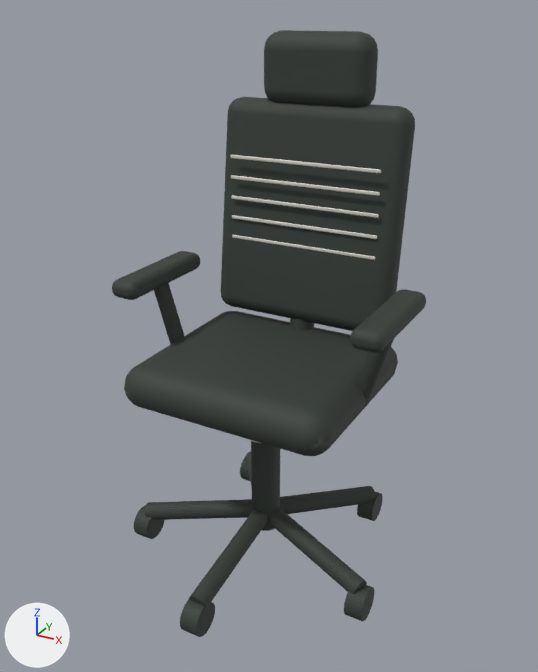
Two versions of the glTF model public/models/ergonomic-chair.glb, one commit apart.
Both versions are drawn from a 50 mm camera at (0.698, -1.254, 1.196) aimed at (0.018, -0.017, 0.578). Arrows for +X, +Y and +Z are at lower left; the lights stay in place. The first picture is the older version. Where no turn or scale is listed for an object, it has been applied to the vertices.
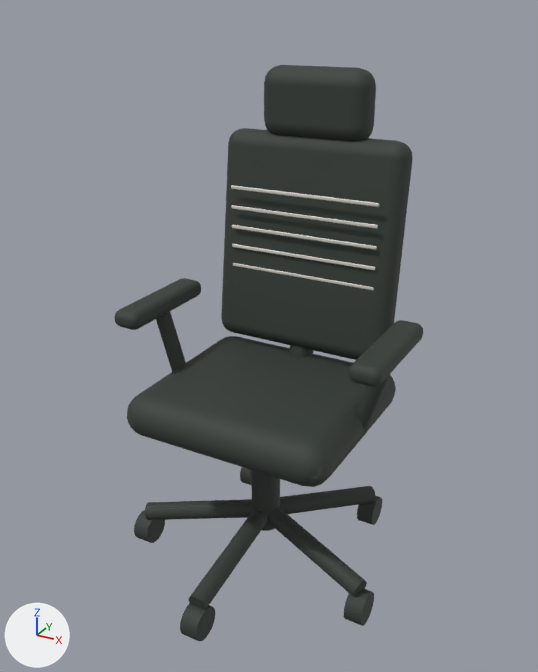
Changed parts and their boxes [x1, y1, x2, y2] in the pictures (538 x 672 px):
'Mesh_5', moved: before [221, 97, 415, 331]; after [221, 128, 413, 360]
'Mesh_4', moved: before [124, 311, 398, 456]; after [127, 336, 396, 487]
'Mesh_10', moved: before [264, 30, 378, 107]; after [264, 65, 376, 141]
'Mesh_9', moved: before [350, 289, 426, 353]; after [349, 320, 423, 387]
'Mesh_8', moved: before [112, 251, 200, 300]; after [115, 278, 201, 330]
'Mesh_7', moved: before [154, 283, 184, 345]; after [156, 312, 186, 372]
'Mesh_7.001', moved: before [358, 339, 394, 406]; after [356, 373, 391, 435]
'Mesh_13.005', moved: before [230, 154, 381, 173]; after [231, 185, 379, 207]
'Mesh_13.004', moved: before [231, 175, 380, 196]; after [231, 205, 378, 229]
'Mesh_3', moved: before [180, 600, 215, 637]; after [180, 603, 215, 642]
'Mesh_13.003', moved: before [231, 195, 379, 218]; after [232, 225, 377, 250]
'Mesh_13.002', moved: before [232, 215, 377, 239]; after [232, 244, 375, 270]
'Mesh_3.001', moved: before [344, 585, 374, 621]; after [344, 589, 374, 626]
'Mesh_13.001', moved: before [232, 235, 375, 260]; after [233, 263, 374, 290]
'Mesh_3.004', moved: before [134, 505, 164, 539]; after [134, 510, 165, 543]
'Mesh_3.002', moved: before [357, 492, 383, 521]; after [357, 496, 382, 525]
'Mesh_3.003', moved: before [240, 456, 250, 481]; after [240, 467, 251, 485]

Patch to the scene script:
```diff
--- a/public/models/ergonomic-chair.glb.py
+++ b/public/models/ergonomic-chair.glb.py
@@ ob_mesh_3 @@
 ob_mesh_3.parent = ob_ergonomic_chair
-ob_mesh_3.location = (0.0, -0.29, 0.048)
+ob_mesh_3.location = (0.0, -0.29, 0.036)
 ob_mesh_3.rotation_euler = (0.0, -1.571, 0.0)  # degrees (0, -90, 0)
@@ ob_mesh_3_001 @@
 ob_mesh_3_001.parent = ob_ergonomic_chair
-ob_mesh_3_001.location = (0.276, -0.0896, 0.048)
+ob_mesh_3_001.location = (0.276, -0.0896, 0.036)
 ob_mesh_3_001.rotation_euler = (0.0, -1.571, 0.0)  # degrees (0, -90, 0)
@@ ob_mesh_3_002 @@
 ob_mesh_3_002.parent = ob_ergonomic_chair
-ob_mesh_3_002.location = (0.17, 0.235, 0.048)
+ob_mesh_3_002.location = (0.17, 0.235, 0.036)
 ob_mesh_3_002.rotation_euler = (0.0, -1.571, 0.0)  # degrees (0, -90, 0)
@@ ob_mesh_3_003 @@
 ob_mesh_3_003.parent = ob_ergonomic_chair
-ob_mesh_3_003.location = (-0.17, 0.235, 0.048)
+ob_mesh_3_003.location = (-0.17, 0.235, 0.036)
 ob_mesh_3_003.rotation_euler = (0.0, -1.571, 0.0)  # degrees (0, -90, 0)
@@ ob_mesh_3_004 @@
 ob_mesh_3_004.parent = ob_ergonomic_chair
-ob_mesh_3_004.location = (-0.276, -0.0896, 0.048)
+ob_mesh_3_004.location = (-0.276, -0.0896, 0.036)
 ob_mesh_3_004.rotation_euler = (0.0, -1.571, 0.0)  # degrees (0, -90, 0)
@@ ob_mesh_4 @@
 ob_mesh_4 = bpy.data.objects.new('Mesh_4', me_mesh_4)
-ob_mesh_4.location = (0.0, 0.0, 0.48)
+ob_mesh_4.location = (0.0, 0.0, 0.412)
@@ ob_mesh_5 @@
 ob_mesh_5 = bpy.data.objects.new('Mesh_5', me_mesh_5)
-ob_mesh_5.location = (0.0, 0.2, 0.78)
+ob_mesh_5.location = (0.0, 0.2, 0.712)
@@ ob_mesh_7 @@
 ob_mesh_7 = bpy.data.objects.new('Mesh_7', me_mesh_7)
-ob_mesh_7.parent = ob_ergonomic_chair
+ob_mesh_7.parent = ob_node_13
 ob_mesh_7.location = (-0.243, 0.0, 0.56)
@@ ob_mesh_8 @@
 ob_mesh_8 = bpy.data.objects.new('Mesh_8', me_mesh_8)
-ob_mesh_8.location = (-0.27, 0.0, 0.66)
+ob_mesh_8.location = (-0.27, 0.0, 0.593)
@@ ob_mesh_7_001 @@
 ob_mesh_7_001 = bpy.data.objects.new('Mesh_7.001', me_mesh_7)
-ob_mesh_7_001.parent = ob_ergonomic_chair
+ob_mesh_7_001.parent = ob_node_13
 ob_mesh_7_001.location = (0.243, 0.0, 0.56)
@@ ob_mesh_9 @@
 ob_mesh_9 = bpy.data.objects.new('Mesh_9', me_mesh_9)
-ob_mesh_9.location = (0.27, 0.0, 0.66)
+ob_mesh_9.location = (0.27, 0.0, 0.593)
@@ ob_mesh_10 @@
 ob_mesh_10 = bpy.data.objects.new('Mesh_10', me_mesh_10)
-ob_mesh_10.location = (0.0, 0.23, 1.08)
+ob_mesh_10.location = (0.0, 0.23, 1.013)
@@ ob_mesh_13_001 @@
 ob_mesh_13_001 = bpy.data.objects.new('Mesh_13.001', me_mesh_13)
-ob_mesh_13_001.parent = ob_ergonomic_chair
+ob_mesh_13_001.parent = ob_node_13
 ob_mesh_13_001.location = (0.0, 0.159, 0.72)
@@ ob_mesh_13_002 @@
 ob_mesh_13_002 = bpy.data.objects.new('Mesh_13.002', me_mesh_13)
-ob_mesh_13_002.parent = ob_ergonomic_chair
+ob_mesh_13_002.parent = ob_node_13
 ob_mesh_13_002.location = (0.0, 0.159, 0.765)
@@ ob_mesh_13_003 @@
 ob_mesh_13_003 = bpy.data.objects.new('Mesh_13.003', me_mesh_13)
-ob_mesh_13_003.parent = ob_ergonomic_chair
+ob_mesh_13_003.parent = ob_node_13
 ob_mesh_13_003.location = (0.0, 0.159, 0.81)
@@ ob_mesh_13_004 @@
 ob_mesh_13_004 = bpy.data.objects.new('Mesh_13.004', me_mesh_13)
-ob_mesh_13_004.parent = ob_ergonomic_chair
+ob_mesh_13_004.parent = ob_node_13
 ob_mesh_13_004.location = (0.0, 0.159, 0.855)
@@ ob_mesh_13_005 @@
 ob_mesh_13_005 = bpy.data.objects.new('Mesh_13.005', me_mesh_13)
-ob_mesh_13_005.parent = ob_ergonomic_chair
+ob_mesh_13_005.parent = ob_node_13
 ob_mesh_13_005.location = (0.0, 0.159, 0.9)
@@ ob_node_13 @@
+ob_node_13 = bpy.data.objects.new('Node_13', None)
+ob_node_13.parent = ob_ergonomic_chair
+ob_node_13.location = (0.0, 0.0, -0.0675)
```
